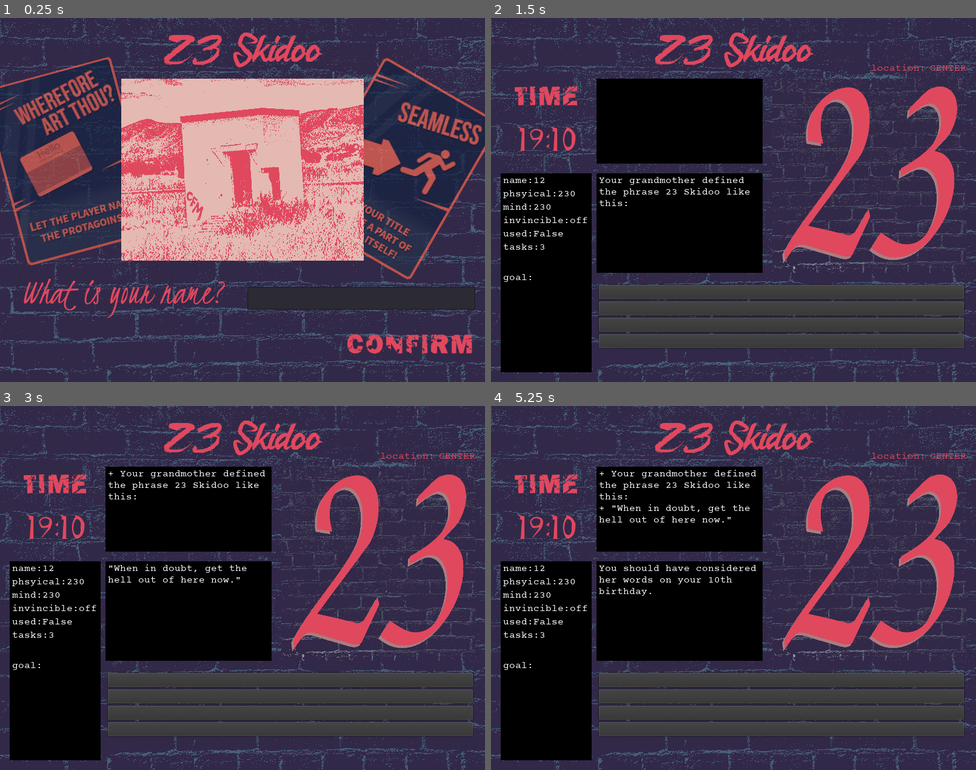
Above: before the commit, frames 1-4 (two rows, left to right).
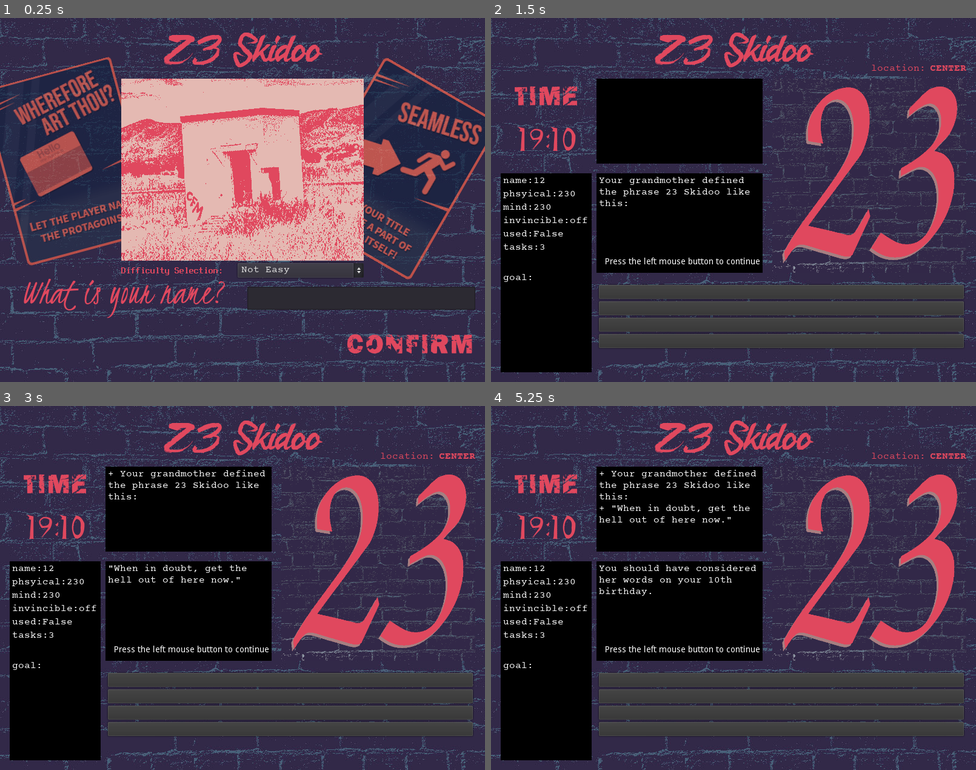
Above: after the commit, the same moments.

Repository: jwhang627/23-Skidoo
Game: Godot game, scene res://scenes/name.tscn
The game is run twice, just before and just after one commit, with the same random seed, the same clock (stepped at 60 frames per second) and the same inputs.
Inputs (mouse positions are in pixels of both pictures, inside the frame that each line leads up to):
- Up to frame 1 (0.25 s): no input
- Up to frame 2 (1.5 s): click (849, 298) at 0.52 s; type "12" at 0.6 s; click "confirm" at 1.25 s
- Up to frame 3 (3 s): tap Enter at 2 s; move the mouse to (349, 569) at 2.02 s; hold Enter 2.03-2.78 s; tap Space at 2.75 s; move the mouse to (145, 606) at 2.77 s; hold Backspace (backspace) from 2.78 s (still down); click (145, 606) at 2.85 s
- Up to frame 4 (5.25 s): tap Enter at 3.05, 3.5, 4.35, 5 s; move the mouse to (782, 507) at 3.52 s; release Backspace (backspace) at 3.53 s; hold Enter 3.53-4.28 s; tap Space at 4.25 s; move the mouse to (709, 660) at 4.27 s; move the mouse to (879, 642) at 5.02 s; press the mouse at (879, 642) at 5.03 s; hold Backspace (backspace) from 5.03 s (still down)

The runs differ from the first frame. In frame 1, 0.3% of the frame differs, in the area x 25-75%, y 67-72%; in frame 2, 0.4%, in the area x 23-98%, y 12-68%; in frame 3, 0.4%; in frame 4, 0.4%.

Commit message:
FINAL PUSH

Diff:
--- a/game/scenes/game.tscn
+++ b/game/scenes/game.tscn
@@ -32,25 +32,28 @@
 [ext_resource path="res://sounds/effects/Magic Shield by spookymodem.wav" type="AudioStream" id=30]
 [ext_resource path="res://sounds/effects/Socapex - hurt.wav" type="AudioStream" id=31]
 [ext_resource path="res://sounds/effects/Socapex - small knock.wav" type="AudioStream" id=32]
+[ext_resource path="res://fonts/Courier Prime Bold.ttf" type="DynamicFontData" id=33]
 
 [sub_resource type="DynamicFont" id=1]
+font_data = ExtResource( 33 )
+
+[sub_resource type="DynamicFont" id=2]
 size = 48
 font_data = ExtResource( 3 )
 
-[sub_resource type="DynamicFont" id=2]
+[sub_resource type="DynamicFont" id=3]
 font_data = ExtResource( 13 )
 
-[sub_resource type="DynamicFont" id=3]
+[sub_resource type="DynamicFont" id=4]
 font_data = ExtResource( 12 )
 
-[sub_resource type="DynamicFont" id=4]
+[sub_resource type="DynamicFont" id=5]
 font_data = ExtResource( 11 )
 
-[sub_resource type="DynamicFont" id=5]
+[sub_resource type="DynamicFont" id=6]
 font_data = ExtResource( 10 )
 
-[sub_resource type="Animation" id=6]
-resource_name = "attack_demon"
+[sub_resource type="Animation" id=7]
 length = 0.4
 tracks/0/type = "value"
 tracks/0/path = NodePath("demon/battle_screen/image:modulate")
@@ -65,8 +68,7 @@
 "values": [ Color( 1, 1, 1, 1 ), Color( 1, 0, 0, 1 ), Color( 1, 1, 1, 1 ) ]
 }
 
-[sub_resource type="Animation" id=7]
-resource_name = "attack_player"
+[sub_resource type="Animation" id=8]
 length = 0.4
 tracks/0/type = "value"
 tracks/0/path = NodePath("demon/battle_screen/background:color")
@@ -96,8 +98,7 @@
 "values": [ Vector2( 0, -600 ), Vector2( 0, 0 ) ]
 }
 
-[sub_resource type="Animation" id=9]
-resource_name = "invincibility_defense"
+[sub_resource type="Animation" id=10]
 length = 0.4
 tracks/0/type = "value"
 tracks/0/path = NodePath("demon/battle_screen/background:color")
@@ -118,7 +119,7 @@
 "_editor_description_": "main game"
 }
 mental_drop = 1
-demon_spawn = 46
+demon_spawn = 23
 
 [node name="non_interactive" type="Control" parent="."]
 margin_right = 800.0
@@ -131,6 +132,16 @@
 margin_right = 800.0
 margin_bottom = 600.0
 texture = ExtResource( 1 )
+__meta__ = {
+"_edit_use_anchors_": false
+}
+
+[node name="loc_bg" type="ColorRect" parent="non_interactive"]
+margin_left = 621.0
+margin_top = 72.0
+margin_right = 784.0
+margin_bottom = 96.0
+color = Color( 0.196078, 0.160784, 0.282353, 1 )
 __meta__ = {
 "_edit_use_anchors_": false
 }
@@ -146,6 +157,7 @@
 align = 2
 valign = 1
 __meta__ = {
+"_edit_lock_": true,
 "_edit_use_anchors_": false
 }
 
@@ -154,12 +166,13 @@
 margin_top = 72.0
 margin_right = 784.0
 margin_bottom = 96.0
-custom_fonts/font = ExtResource( 7 )
+custom_fonts/font = SubResource( 1 )
 custom_colors/font_color = Color( 0.878431, 0.282353, 0.368627, 1 )
 text = "CENTER"
 align = 2
 valign = 1
 __meta__ = {
+"_edit_lock_": true,
 "_edit_use_anchors_": false
 }
 
@@ -228,6 +241,7 @@
 margin_bottom = 584.0
 __meta__ = {
 "_edit_group_": true,
+"_edit_lock_": true,
 "_edit_use_anchors_": false
 }
 
@@ -311,10 +325,10 @@
 margin_top = 18.0
 margin_right = 142.0
 margin_bottom = 236.0
-custom_fonts/bold_italics_font = SubResource( 2 )
-custom_fonts/italics_font = SubResource( 3 )
-custom_fonts/bold_font = SubResource( 4 )
-custom_fonts/normal_font = SubResource( 5 )
+custom_fonts/bold_italics_font = SubResource( 3 )
+custom_fonts/italics_font = SubResource( 4 )
+custom_fonts/bold_font = SubResource( 5 )
+custom_fonts/normal_font = SubResource( 6 )
 __meta__ = {
 "_edit_use_anchors_": false
 }
@@ -326,6 +340,7 @@
 margin_bottom = 420.0
 __meta__ = {
 "_edit_group_": true,
+"_edit_lock_": true,
 "_edit_use_anchors_": false
 }
 
@@ -335,6 +350,7 @@
 color = Color( 0, 0, 0, 1 )
 __meta__ = {
 "_edit_group_": true,
+"_edit_lock_": true,
 "_edit_use_anchors_": false
 }
 
@@ -346,6 +362,7 @@
 custom_fonts/normal_font = ExtResource( 7 )
 custom_colors/default_color = Color( 1, 1, 1, 1 )
 text = "this is the history of previous texts."
+scroll_following = true
 __meta__ = {
 "_edit_use_anchors_": false
 }
@@ -357,6 +374,7 @@
 color = Color( 0, 0, 0, 1 )
 __meta__ = {
 "_edit_group_": true,
+"_edit_lock_": true,
 "_edit_use_anchors_": false
 }
 
@@ -369,8 +387,18 @@
 custom_colors/default_color = Color( 1, 1, 1, 1 )
 text = "this is the description of a scene."
 __meta__ = {
-"_edit_use_anchors_": false
-}
+"_edit_lock_": true,
+"_edit_use_anchors_": false
+}
+
+[node name="continue" type="Label" parent="non_interactive/texts/description_color"]
+margin_left = 4.0
+margin_top = 132.0
+margin_right = 270.0
+margin_bottom = 160.0
+text = "Press the left mouse button to continue"
+align = 2
+valign = 1
 
 [node name="interactive" type="Control" parent="."]
 margin_top = 416.0
@@ -545,10 +573,10 @@
 pitch_scale = 0.8
 
 [node name="animation" type="AnimationPlayer" parent="."]
-anims/attack_demon = SubResource( 6 )
-anims/attack_player = SubResource( 7 )
-anims/battle_mode = SubResource( 8 )
-anims/invincibility_defense = SubResource( 9 )
+anims/attack_demon = SubResource( 7 )
+anims/attack_player = SubResource( 8 )
+anims/battle_mode = SubResource( 9 )
+anims/invincibility_defense = SubResource( 10 )
 [connection signal="pressed" from="interactive/buttons/order/option1" to="." method="_on_option1_pressed"]
 [connection signal="pressed" from="interactive/buttons/order/option2" to="." method="_on_option2_pressed"]
 [connection signal="pressed" from="interactive/buttons/order/option3" to="." method="_on_option3_pressed"]
--- a/game/scenes/name.tscn
+++ b/game/scenes/name.tscn
@@ -11,6 +11,7 @@
 [ext_resource path="res://images/Wildcard_1.png" type="Texture" id=9]
 [ext_resource path="res://images/Wildcard_3.png" type="Texture" id=10]
 [ext_resource path="res://sounds/effects/Typing Sfx by Nicole Marie T.wav" type="AudioStream" id=11]
+[ext_resource path="res://fonts/TerminusTTF-Bold-4.47.0.ttf" type="DynamicFontData" id=12]
 
 [sub_resource type="DynamicFont" id=1]
 size = 64
@@ -28,6 +29,12 @@
 size = 48
 font_data = ExtResource( 3 )
 
+[sub_resource type="DynamicFont" id=5]
+font_data = ExtResource( 12 )
+
+[sub_resource type="DynamicFont" id=6]
+font_data = ExtResource( 7 )
+
 [node name="name" type="Node"]
 script = ExtResource( 1 )
 name_limit = 9
@@ -37,6 +44,7 @@
 margin_bottom = 40.0
 texture = ExtResource( 2 )
 __meta__ = {
+"_edit_lock_": true,
 "_edit_use_anchors_": false
 }
 
@@ -44,6 +52,7 @@
 margin_right = 800.0
 margin_bottom = 603.0
 __meta__ = {
+"_edit_lock_": true,
 "_edit_use_anchors_": false
 }
 
@@ -79,6 +88,7 @@
 texture = ExtResource( 6 )
 expand = true
 __meta__ = {
+"_edit_lock_": true,
 "_edit_use_anchors_": false
 }
 
@@ -149,6 +159,34 @@
 "_edit_use_anchors_": false
 }
 
+[node name="difficulty_label" type="Label" parent="."]
+margin_left = 200.0
+margin_top = 404.0
+margin_right = 392.0
+margin_bottom = 428.0
+custom_fonts/font = SubResource( 5 )
+custom_colors/font_color = Color( 0.878431, 0.282353, 0.368627, 1 )
+text = "Difficulty Selection:"
+valign = 1
+__meta__ = {
+"_edit_lock_": true,
+"_edit_use_anchors_": false
+}
+
+[node name="difficulties" type="OptionButton" parent="."]
+margin_left = 392.0
+margin_top = 404.0
+margin_right = 600.0
+margin_bottom = 428.0
+custom_fonts/font = SubResource( 6 )
+text = "Not Easy"
+items = [ "Not Easy", null, false, 0, null, "So Hard", null, false, 1, null, "Very Hard", null, false, 2, null ]
+selected = 0
+__meta__ = {
+"_edit_lock_": true,
+"_edit_use_anchors_": false
+}
+
 [node name="music" type="AudioStreamPlayer" parent="."]
 stream = ExtResource( 8 )
 autoplay = true
--- a/game/scripts/correct_order.gd
+++ b/game/scripts/correct_order.gd
@@ -2,6 +2,7 @@
 
 var actions = {}
 var order = []
+var diff_mode = 0
 
 func _ready():
 	randomize()
@@ -10,16 +11,32 @@
 	#order.shuffle()
 	#set_process(true)
 	pass # Replace with function body.
-func make_sequence():
+func make_sequence(dif):
 	order.clear()
+
 	actions = {
-		"left":["germanic-left","frankish-left","break-left"],
-		"front":["germanic-front","frankish-front","break-front"],
-		"right":["germanic-right","frankish-right","break-right"]
-	}
-	var arr = [0,1,2]
-	arr.shuffle()
-	order.append(actions["right"][arr[0]])
-	order.append(actions["left"][arr[1]])
-	order.append(actions["front"][arr[2]])
+				"left":["germanic-left","frankish-left","break-left"],
+				"front":["germanic-front","frankish-front","break-front"],
+				"right":["germanic-right","frankish-right","break-right"]
+			}
+
+	match dif:
+		0:# Not Easy
+			var arr = [0,1,2]
+			arr.shuffle()
+			order.append(actions["right"][arr[0]])
+			order.append(actions["left"][arr[1]])
+			order.append(actions["front"][arr[2]])
+			diff_mode = 0
+		1:# So Hard
+			order.append(actions["right"][floor(rand_range(0,3))])
+			order.append(actions["left"][floor(rand_range(0,3))])
+			order.append(actions["front"][floor(rand_range(0,3))])
+			diff_mode = 1
+		2:# Very Hard
+			order.append(actions["right"][floor(rand_range(0,3))])
+			order.append(actions["left"][floor(rand_range(0,3))])
+			order.append(actions["front"][floor(rand_range(0,3))])
+			order.shuffle()
+			diff_mode = 2
 	pass
--- a/game/scripts/game.gd
+++ b/game/scripts/game.gd
@@ -64,7 +64,7 @@
 var correct_order = CorrectOrder.order
 
 var game_cursor = load("res://images/hammer_cursor.png")
-
+var no_more_battle = true
 var game_mode = MODE.PROLOGUE
 
 func _ready():
@@ -125,10 +125,15 @@
 
 func _process(delta):
 	if delta:
+		if game_mode == MODE.PROLOGUE or game_mode == MODE.ENDING:
+			$non_interactive/texts/description_color/continue.visible = true
+		else:
+			$non_interactive/texts/description_color/continue.visible = false
+
 		if mental <= 0:
 			mental = 0
-		if demon_spawn <= 23:
-			demon_spawn = 23
+		if demon_spawn <= 13:
+			demon_spawn = 13
 		if demon_strength_attack >= 23:
 			demon_strength_attack = 23
 		if demon_strength_health >= 23:
@@ -224,7 +229,7 @@
 
 	if location == LOCATION.CENTER and game_mode == MODE.GAME:
 		var demon_chance = 23
-		if minutes > Global.default_minutes:
+		if minutes > Global.default_minutes and no_more_battle == false:
 			demon_chance = floor(rand_range(0,demon_spawn))
 		#print(demon_chance) # debugging purpose
 		if order.size() == 1:
@@ -238,7 +243,9 @@
 				mental -= 5
 				demon_spawn -= 2
 				# I dropped the hint there.
-				des_text.text += "You got the wrong sequence, and you felt nauseous in the end. You realized you need to go RIGHT first and FRONT last. Try again."
+				if CorrectOrder.diff_mode == 0:
+					des_text.text += "You got the wrong sequence, and you felt nauseous in the end. You realized you need to go RIGHT first and FRONT last. Try again."
+
 				if goals.size() >= 2:
 					remove_goal()
 				add_goal("Figure out the correct sequence.")
@@ -258,6 +265,7 @@
 				des_text.text += "Oh no! A wild demon appears!"
 				battle_stage(true,true)
 			else:
+				no_more_battle = false
 				make_decision(dis_state)
 	else:
 		if physical <= 0:
@@ -327,6 +335,7 @@
 				des_text.text += "You win the battle between demon!"
 				$demon.reset()
 				game_mode = MODE.GAME
+				no_more_battle = true
 				music_selection()
 				process_state(state)
 	pass
--- a/game/scripts/name.gd
+++ b/game/scripts/name.gd
@@ -4,8 +4,7 @@
 export var name_limit = 12
 
 func _ready():
-	CorrectOrder.make_sequence()
-	#print(CorrectOrder.order)
+
 	pass # Replace with function body.
 
 # warning-ignore:unused_argument
@@ -27,6 +26,8 @@
 
 func _on_confirm_pressed():
 	if c_name.text.length() != 0:
+		CorrectOrder.make_sequence($difficulties.selected)
+		#print(CorrectOrder.order)
 		$music.playing = false
 		Global.char_name = c_name.text.capitalize()
 		if get_tree().change_scene("res://scenes/game.tscn") != 0:
Not shown: 3 places in game/scenes/game.tscn that only renumber resources
Not shown: 1 places in game/scenes/name.tscn that only renumber resources
